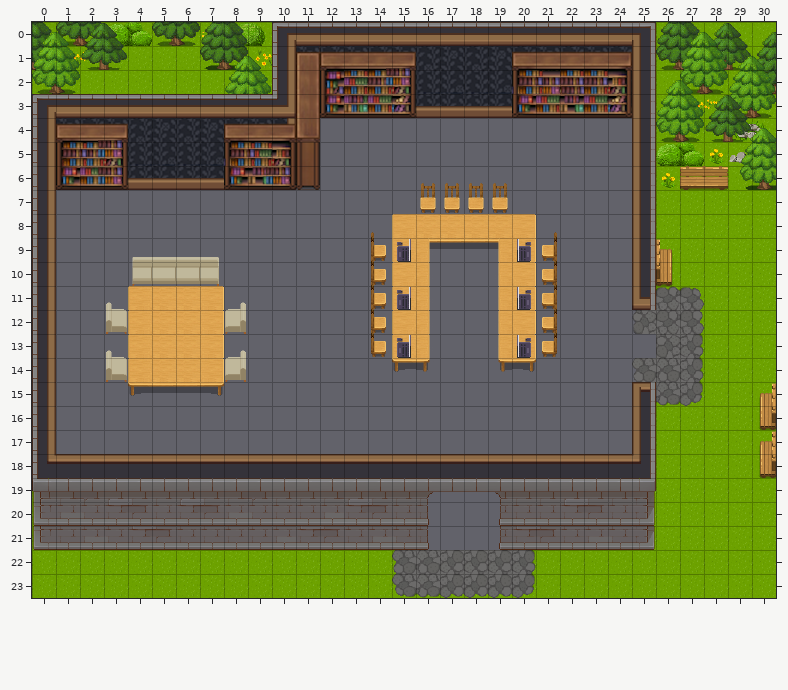
Tiled map (JSON) -- library.tmj. The first picture shows the starting point.
Cells are 32x32 px. Shown: x 0..30, y 0..23. Not drawn, because the pictures are missing: unchanged layers "floor/Floors", "floor/Rugs", "floor/RugsUnderlay".
New version:
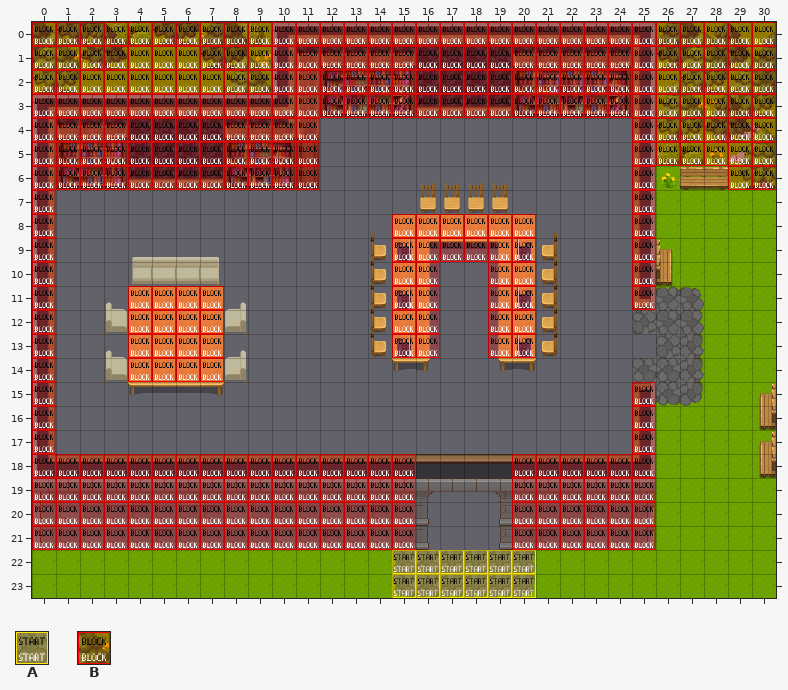
Key: from "WA_Special_Zones": A 1, B 2.
_ is an empty cell, . an unchanged one.
Tiles of an added or newly shown layer are drawn over the layers below it.
See-through tiles are keyed as they look on the map.
Message: Fix collissions and areas.
The edit:
--- layer "collisions" (now shown)
@@ x 0..30 @@
- 0 _______________________________
- 1 _______________________________
- 2 _______________________________
- 3 _______________________________
- 4 ____________.............______
- 5 ____________.............______
- 6 ____________............._...__
- 7 _........................_.....
- 8 _..............______...._.....
- 9 _..............______...._.....
-10 _..............__..__...._.....
-11 _...____.......__..__...._.....
-12 _...____.......__..__..........
-13 _...____.......__..__..........
-14 _...____.......................
-15 _........................_.....
-16 _........................_.....
-17 _........................_.....
-18 ________________....______.....
-19 ________________....______.....
-20 ________________....______.....
-21 ________________....______.....
+ 0 BBBBBBBBBBBBBBBBBBBBBBBBBBBBBBB
+ 1 BBBBBBBBBBBBBBBBBBBBBBBBBBBBBBB
+ 2 BBBBBBBBBBBBBBBBBBBBBBBBBBBBBBB
+ 3 BBBBBBBBBBBBBBBBBBBBBBBBBBBBBBB
+ 4 BBBBBBBBBBBB.............BBBBBB
+ 5 BBBBBBBBBBBB.............BBBBBB
+ 6 BBBBBBBBBBBB.............B...BB
+ 7 B........................B.....
+ 8 B..............BBBBBB....B.....
+ 9 B..............BBBBBB....B.....
+10 B..............BB..BB....B.....
+11 B...BBBB.......BB..BB....B.....
+12 B...BBBB.......BB..BB..........
+13 B...BBBB.......BB..BB..........
+14 B...BBBB.......................
+15 B........................B.....
+16 B........................B.....
+17 B........................B.....
+18 BBBBBBBBBBBBBBBB....BBBBBB.....
+19 BBBBBBBBBBBBBBBB....BBBBBB.....
+20 BBBBBBBBBBBBBBBB....BBBBBB.....
+21 BBBBBBBBBBBBBBBB....BBBBBB.....
--- layer "start" (now shown)
@@ x 15..20 @@
-22 ______
-23 ______
+22 AAAAAA
+23 AAAAAA
